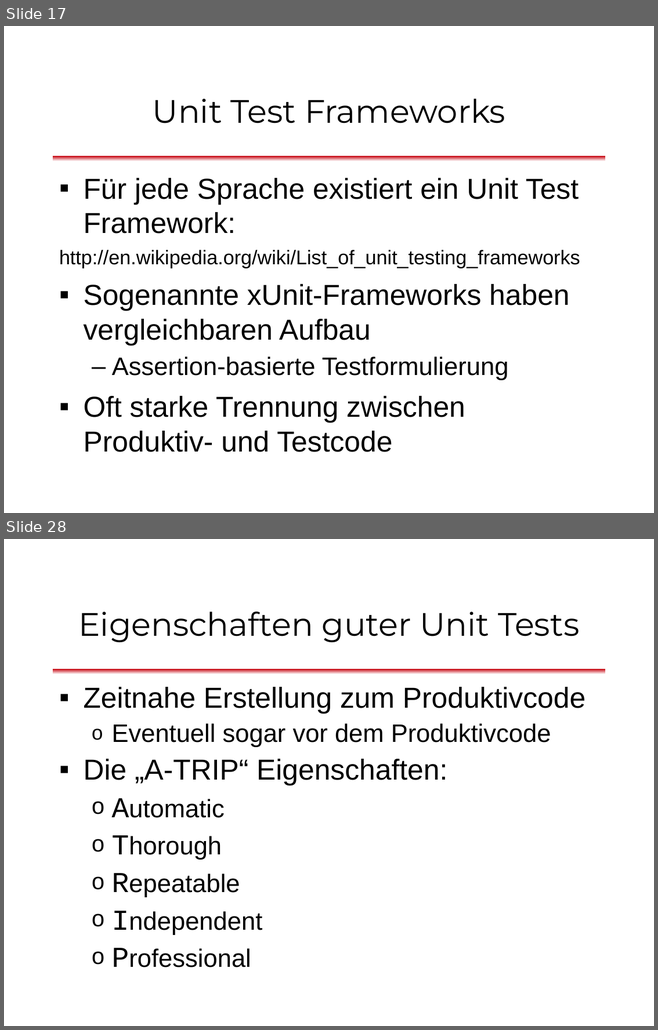
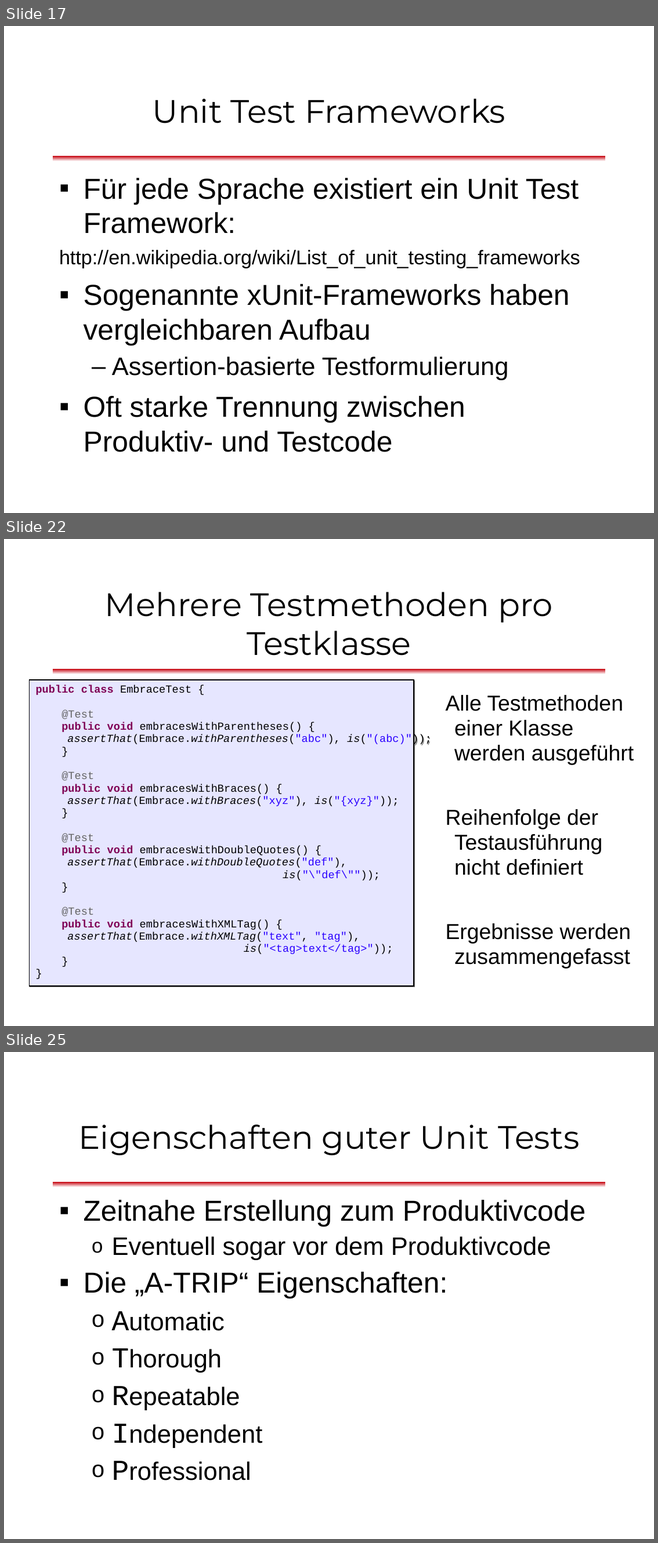
Before and after one commit to dlindner/vorlesung-se2-dhbw, a slide deck: added_2013/Unit Tests mit JUnit (2013).odp. Shown one above the other, each under a label of ours: slides 17 and 28 before the commit, slides 17, 22 and 25 after it; the slides between them are not shown. The pictures are 658x1030 and 658x1543 pixels, drawn with LibreOffice and Linux fonts; fonts in the diff are those of the drawing; background and template pictures are left out. Boxes give left, top, right and bottom in pixels: in the first picture for what was removed or moved away, otherwise in the second. Text is boxed around its words. In the diff, an @@ line names an element or a change of style, - is before the commit and + after.

```diff
--- a/added_2013/Unit Tests mit JUnit (2013).odp
+++ b/added_2013/Unit Tests mit JUnit (2013).odp
@@ slide 22 added at (x1=4, y1=539, x2=654, y2=1026), background #FFFFFF; not listed: 1 template element that a slide beside it also shows @@
@@ title added at (x1=105, y1=592, x2=553, y2=656), 36 pt, text #000000 @@
+Mehrere Testmethoden pro Testklasse
@@ rectangle added at (x1=30, y1=680, x2=414, y2=986), fill #E6E6FF, outline #000000 0.74 pt, 12 pt, text #000000 @@
+public class EmbraceTest {
+@Test
+public void embracesWithParentheses() {
+assertThat(Embrace.withParentheses("abc"), is("(abc)"));
+}
+@Test
+public void embracesWithBraces() {
+assertThat(Embrace.withBraces("xyz"), is("{xyz}"));
+}
+@Test
+public void embracesWithDoubleQuotes() {
+assertThat(Embrace.withDoubleQuotes("def"),
+is("\"def\""));
+}
+@Test
+public void embracesWithXMLTag() {
+assertThat(Embrace.withXMLTag("text", "tag"),
+is("<tag>text</tag>"));
+}
+}
@@ text added at (x1=445, y1=695, x2=633, y2=968), 24 pt, text #000000 @@
+Alle Testmethoden einer Klasse werden ausgeführt
+Reihenfolge der Testausführung nicht definiert
+Ergebnisse werden zusammengefasst
@@ what was slide 28 is now slide 25 @@
```
Also in this commit, not shown: 3 slides changed, 3 other slides added, 6 slides removed.
